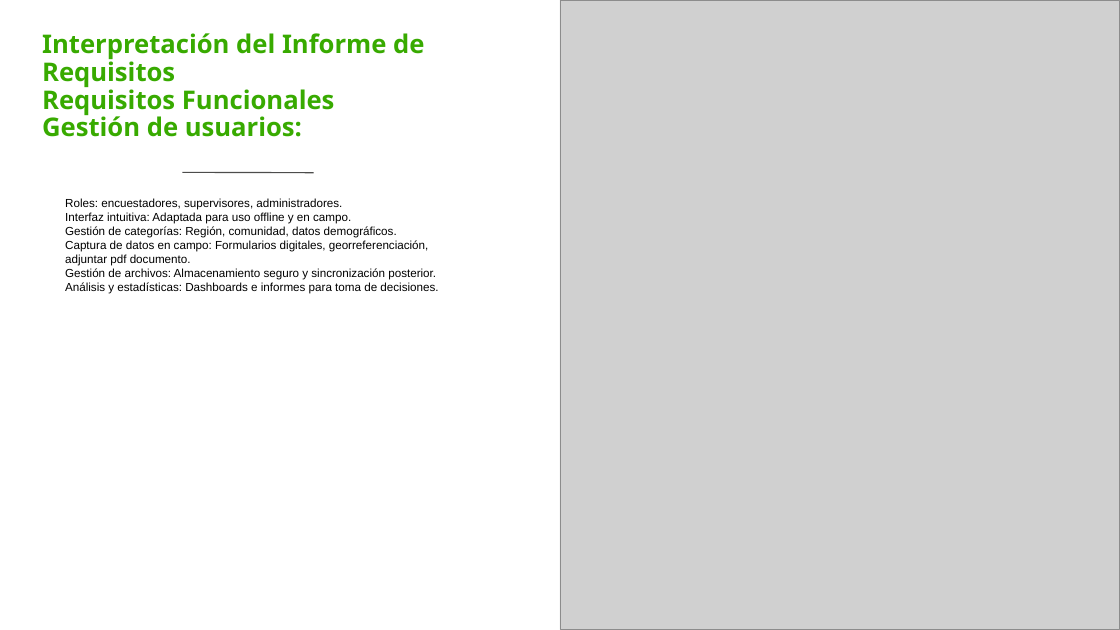
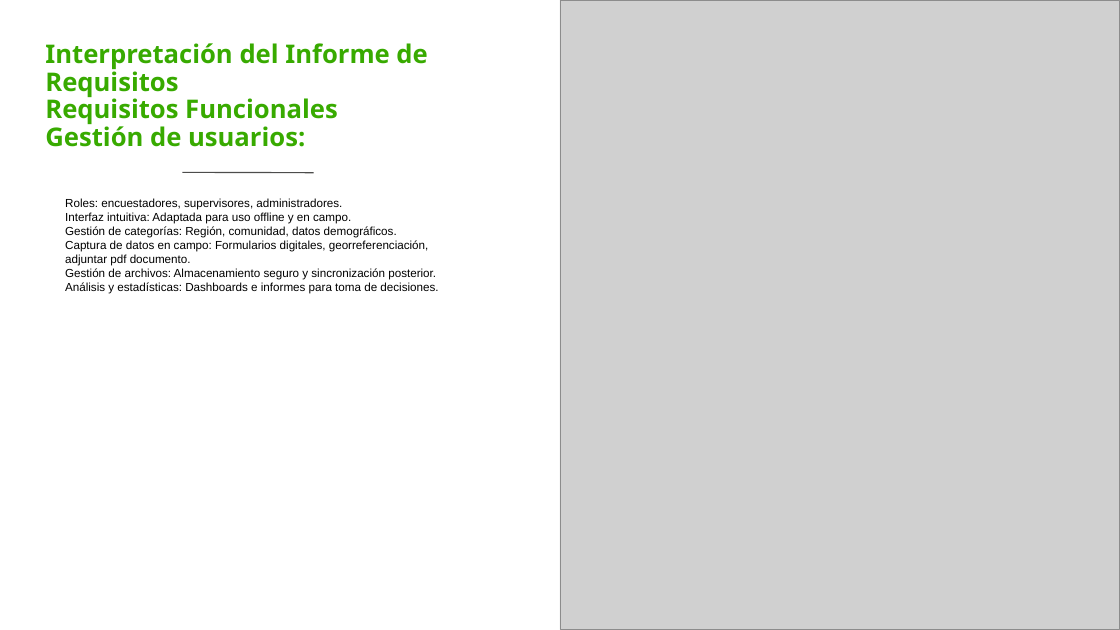
Before and after one commit to Kalixt044/AlgorismoEspecialPython, a slide deck: slide 5 of GA2/1093/AA3-ev02 .pptx. Drawn at 1120x630 pixels with LibreOffice and Linux fonts; fonts in the diff are those of the drawing; grey boxes stand for pictures; background and template pictures are left out. Boxes give left, top, right and bottom in pixels: in the first picture for what was removed or moved away, otherwise in the second. Text is boxed around its words. In the diff, an @@ line names an element or a change of style, - is before the commit and + after.

```diff
--- a/GA2/1093/AA3-ev02 .pptx
+++ b/GA2/1093/AA3-ev02 .pptx
@@ text "Interpretación del Informe de Requisitos": place and size @@
-text "Interpretación del Informe de Requisitos" at (42,33,424,137)
+text "Interpretación del Informe de Requisitos" at (45,43,427,147)
```
Also in this commit, not shown: 1 other slide changed, 9 other files.
